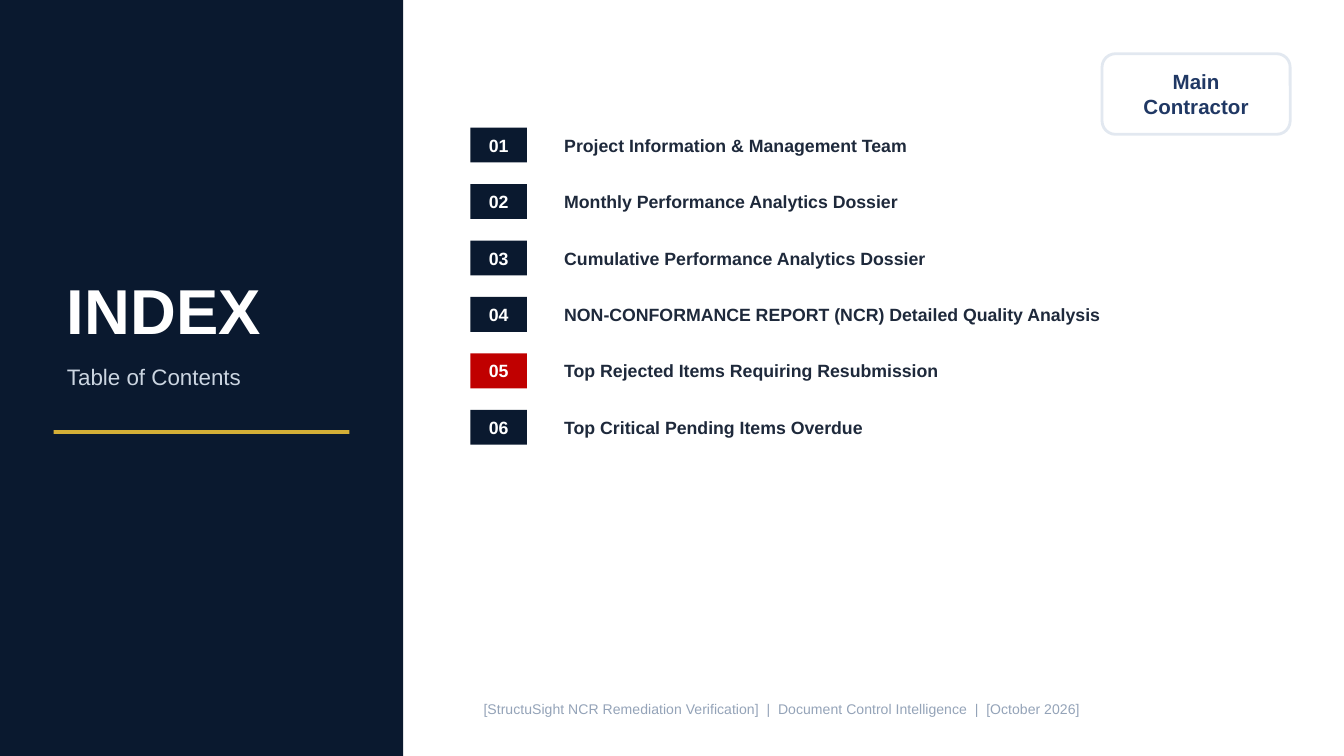
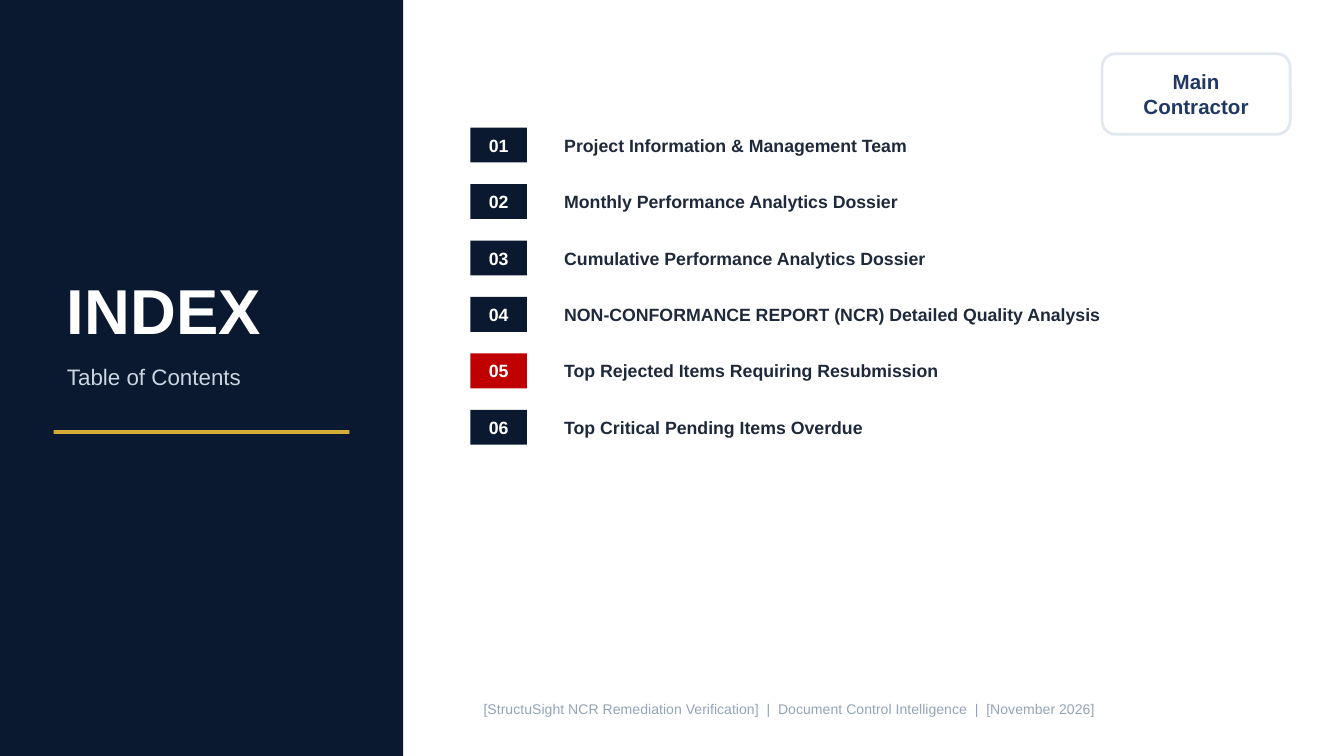
Before and after one commit to ezzeldinrashad197-sudo/ezzeldinrashad197-sudo, a slide deck: slide 2 of evidence/certification/StructuSight-NCR-Verification.pptx. Drawn at 1344x756 pixels with LibreOffice and Linux fonts; fonts in the diff are those of the drawing. Boxes give left, top, right and bottom in pixels: in the first picture for what was removed or moved away, otherwise in the second. Text is boxed around its words. In the diff, an @@ line names an element or a change of style, - is before the commit and + after.

Commit message:
feat(analytics): add presentation hierarchy and labels
Implement architectural submittal tracking (DOC-ARCH), refine export labeling logic, and integrate a dedicated presentation hierarchy test to the verification suite.

```diff
--- a/evidence/certification/StructuSight-NCR-Verification.pptx
+++ b/evidence/certification/StructuSight-NCR-Verification.pptx
@@ text at [484, 704, 1094, 717]: text changed @@
-[StructuSight NCR Remediation Verification] | Document Control Intelligence | [October 2026]
+[StructuSight NCR Remediation Verification] | Document Control Intelligence | [November 2026]
```
Also in this commit, not shown: 16 other slides changed, 8 other files.
